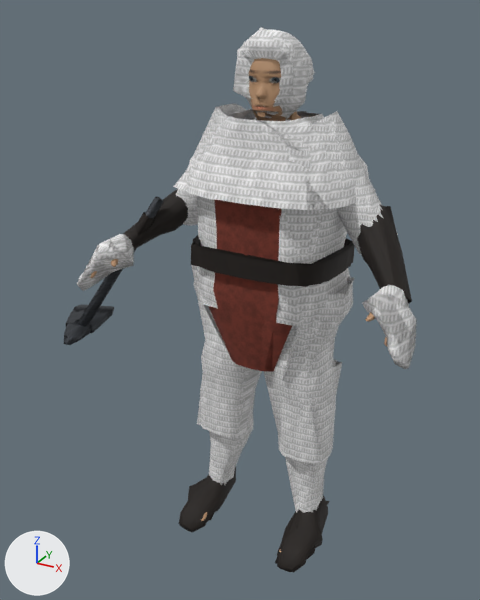
One commit to the glTF model public/assets/models/characters/warrior_candidate.glb: the scene before it, then after it.
Both versions are drawn from a 50 mm lens placed at (0.973, -1.628, 1.747), pointed at (0.011, 0.12, 0.873). The lights are fixed; the arrows at lower left show +X, +Y and +Z. The first picture is the older version. Where no turn or scale is listed for an object, it has been applied to the vertices. Vertices at exactly the same position are counted once.

Names of what the first picture shows: 'LOD0_PROD_warrior_candidate_0', 'LOD0_PROD_warrior_candidate_1', 'LOD0_PROD_warrior_candidate_2', 'LOD0_PROD_warrior_candidate_3', 'LOD0_PROD_warrior_candidate_4', 'LOD1_PROD_warrior_candidate_2', 'LOD1_PROD_warrior_candidate_3', 'LOD2_PROD_warrior_candidate_0', 'LOD2_PROD_warrior_candidate_1', 'LOD2_PROD_warrior_candidate_2' and 2 more.
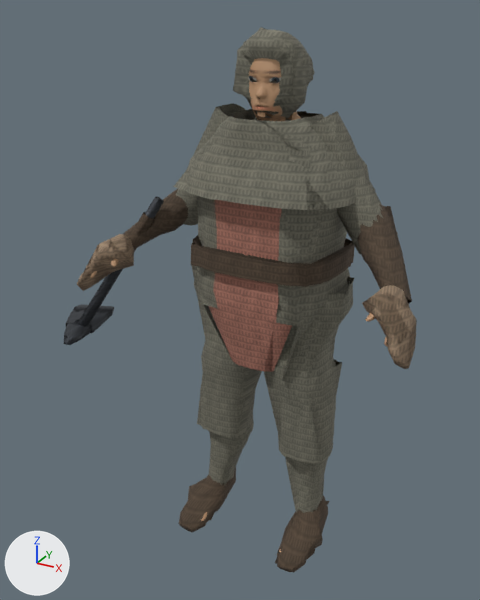
Changed parts and their boxes [x1, y1, x2, y2] in the pictures (480 x 600 px):
'LOD0_PROD_warrior_candidate_2', recoloured, surface changed: [123, 30, 410, 572] in both
'LOD1_PROD_warrior_candidate_2', recoloured, surface changed: [124, 30, 412, 573] in both
'LOD2_PROD_warrior_candidate_2', recoloured, surface changed: [128, 27, 412, 570] in both
'LOD0_PROD_warrior_candidate_0', recoloured (grey to brown): [363, 285, 417, 369] in both
'LOD2_PROD_warrior_candidate_3', recoloured: [102, 201, 162, 283] in both
'LOD1_PROD_warrior_candidate_3', recoloured: [102, 201, 162, 283] in both
'LOD2_PROD_warrior_candidate_0', recoloured (grey to brown): [362, 285, 415, 369] in both
'LOD1_PROD_warrior_candidate_0', recoloured (grey to brown): [362, 285, 415, 369] in both
'LOD0_PROD_warrior_candidate_1', recoloured (grey to brown): [77, 234, 134, 291] in both
'LOD2_PROD_warrior_candidate_1', recoloured (grey to brown): [78, 234, 134, 285] in both
part 1 of me_herooutfit_001, recoloured: [123, 30, 410, 572] in both
part 2 of me_herooutfit_001, recoloured (darker): [181, 30, 382, 513] in both
part 3 of me_herooutfit_001, recoloured: [123, 189, 410, 572] in both
part 4 of me_herooutfit_001, recoloured (lighter): [208, 210, 279, 371] in both
part 5 of me_herosword_001, recoloured: [123, 213, 155, 269] in both
part 6 of me_herooutfit_002, recoloured: [124, 30, 412, 573] in both
part 7 of me_herooutfit_002, recoloured: [176, 30, 398, 512] in both
part 8 of me_herooutfit_002, recoloured: [124, 190, 412, 573] in both
part 9 of me_herooutfit_002, recoloured (lighter): [209, 199, 278, 368] in both
part 10 of me_herooutfit_003, recoloured: [128, 27, 412, 570] in both
part 11 of me_herooutfit_003, recoloured: [173, 27, 381, 513] in both
part 12 of me_herooutfit_003, recoloured: [128, 190, 412, 570] in both
part 13 of me_herooutfit_003, recoloured (lighter): [262, 206, 292, 371] in both

The change, as a list of edits to the scene's bpy script:
```text
Change mat_hero_cloth:
    where n0 = _N.new('ShaderNodeBsdfPrincipled'); n0.name = 'Principled BSDF'
    n0.inputs[2].default_value: 0.95 -> 0.92  # 'Roughness'
    add n5 = _N.new('ShaderNodeMix'); n5.name = 'Mix'
    add n5.data_type = 'RGBA'
    add n5.blend_type = 'MULTIPLY'
    add n5.inputs[0].default_value = 1.0  # 'Factor'
    add n6 = _N.new('ShaderNodeVertexColor'); n6.name = 'Color Attribute'
    where n2 = _N.new('ShaderNodeTexImage'); n2.name = 'Image Texture'
    remove _L.new(n2.outputs[0], n0.inputs[0])  # 'Color' to 'Base Color'
    add _L.new(n5.outputs[2], n0.inputs[0])  # 'Result' to 'Base Color'
    add _L.new(n6.outputs[0], n5.inputs[7])  # 'Color' to 'B'
    add _L.new(n2.outputs[0], n5.inputs[6])  # 'Color' to 'A'
Change me_herooutfit_001:
    where me_herooutfit_001.from_pydata(...)  # 1244 vertices, 2154 faces; spans x -0.49..0.49, y -0.23..0.27, z -0.03..1.65
    used by ob_lod0_prod_warrior_candidate_2; location = (0.108, 0.133, 0.046)
    me_herooutfit_001 part 1: 2154 kept faces spanning x -0.49..0.49, y -0.23..0.27, z -0.03..1.65 get new vertex colours; the middle colour goes from white #ffffff to grey #838172
    me_herooutfit_001 part 2: 1522 faces spanning x -0.39..0.39, y -0.2..0.27, z 0.01..1.65 switch from mat_hero_cloth_001 to mat_hero_cloth
    me_herooutfit_001 part 3: 584 faces spanning x -0.49..0.49, y -0.23..0.21, z -0.03..1.2 switch from mat_hero_leather_001 to mat_hero_cloth
    me_herooutfit_001 part 4: 48 faces spanning x -0.15..0.15, y -0.16..0.22, z 0.64..1.21 switch from mat_hero_tabard to mat_hero_cloth
Change me_herosword_001:
    where me_herosword_001.from_pydata(...)  # 94 vertices, 130 faces; spans x -0.755..-0.334, y -0.334..-0.004, z 0.659..1.157
    used by ob_lod0_prod_warrior_candidate_3; location = (0.108, 0.133, 0.046)
    me_herosword_001 part 5: all 16 faces that had it switch from mat_hero_leather_001 to mat_hero_cloth
Change me_herooutfit_002:
    where me_herooutfit_002.from_pydata(...)  # 568 vertices, 880 faces; spans x -0.48..0.49, y -0.23..0.27, z -0.03..1.65
    used by ob_lod1_prod_warrior_candidate_2; location = (0.108, 0.133, 0.046)
    me_herooutfit_002 part 6: 873 kept faces spanning x -0.48..0.49, y -0.23..0.27, z -0.03..1.65 get new vertex colours; the middle colour goes from white #ffffff to grey #838172
    me_herooutfit_002 part 7: 660 faces spanning x -0.39..0.39, y -0.2..0.27, z 0.01..1.65 switch from mat_hero_cloth_001 to mat_hero_cloth
    me_herooutfit_002 part 8: 188 faces spanning x -0.48..0.49, y -0.23..0.2, z -0.03..1.2 switch from mat_hero_leather_001 to mat_hero_cloth
    me_herooutfit_002 part 9: 25 faces spanning x -0.15..0.15, y -0.16..0.22, z 0.64..1.21 switch from mat_hero_tabard to mat_hero_cloth
Change me_herooutfit_003:
    where me_herooutfit_003.from_pydata(...)  # 223 vertices, 262 faces; spans x -0.49..0.49, y -0.24..0.27, z -0.04..1.65
    used by ob_lod2_prod_warrior_candidate_2; location = (0.108, 0.133, 0.046)
    me_herooutfit_003 part 10: 262 kept faces spanning x -0.49..0.49, y -0.24..0.27, z -0.04..1.65 get new vertex colours; the middle colour goes from white #ffffff to grey #838172
    me_herooutfit_003 part 11: 199 faces spanning x -0.38..0.39, y -0.19..0.27, z 0.01..1.65 switch from mat_hero_cloth_001 to mat_hero_cloth
    me_herooutfit_003 part 12: 47 faces spanning x -0.49..0.49, y -0.24..0.2, z -0.04..1.2 switch from mat_hero_leather_001 to mat_hero_cloth
    me_herooutfit_003 part 13: 16 faces spanning x -0.15..0.15, y -0.15..0.22, z 0.64..1.21 switch from mat_hero_tabard to mat_hero_cloth
```
